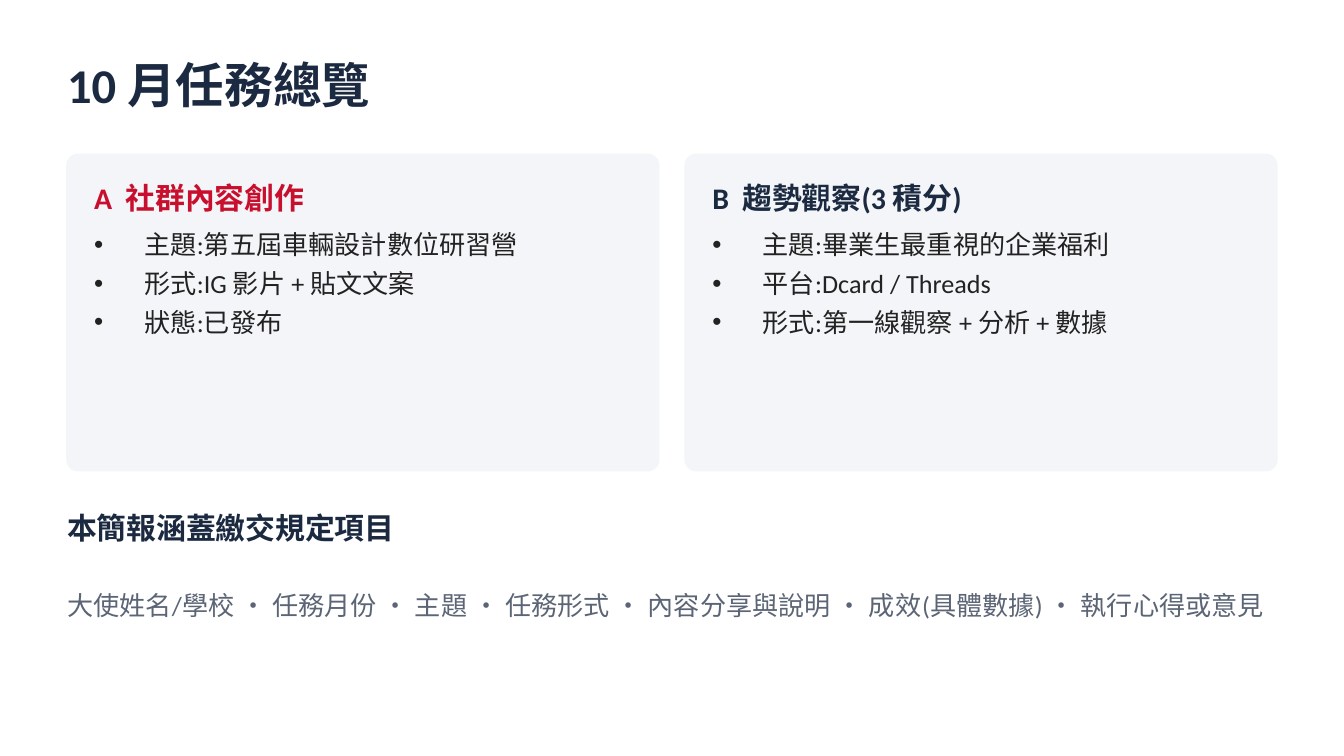
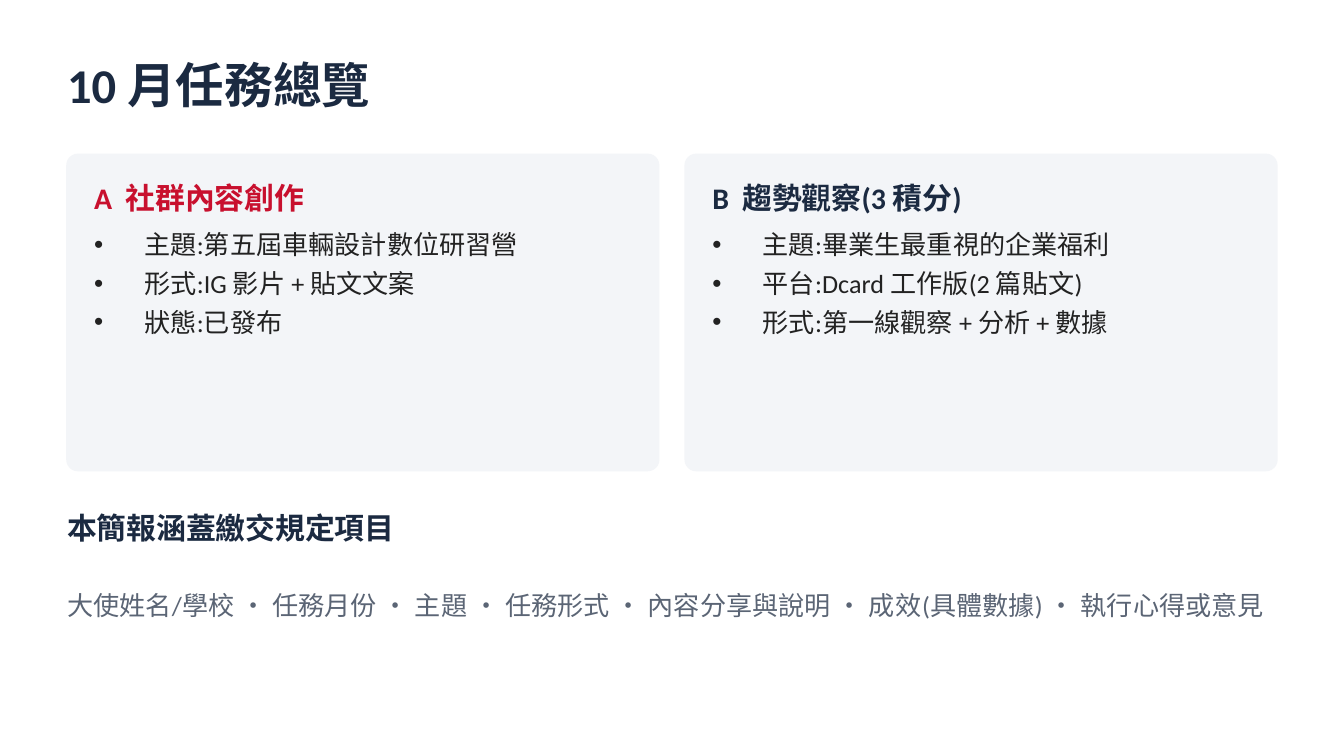
Before and after one commit to tobychien/project-hub, a slide deck: slide 2 of deliverables/CMC_10月_AB任務簡報.pptx. Drawn at 1344x756 pixels with LibreOffice and Linux fonts; fonts in the diff are those of the drawing. Boxes give left, top, right and bottom in pixels: in the first picture for what was removed or moved away, otherwise in the second. Text is boxed around its words. In the diff, an @@ line names an element or a change of style, - is before the commit and + after.

```diff
--- a/deliverables/CMC_10月_AB任務簡報.pptx
+++ b/deliverables/CMC_10月_AB任務簡報.pptx
@@ text at bbox=[763, 271, 1083, 297]: text changed @@
-• 平台:Dcard / Threads
+• 平台:Dcard 工作版(2 篇貼文)
```
Also in this commit, not shown: 3 other slides changed, 2 slides added, 2 slides removed.
